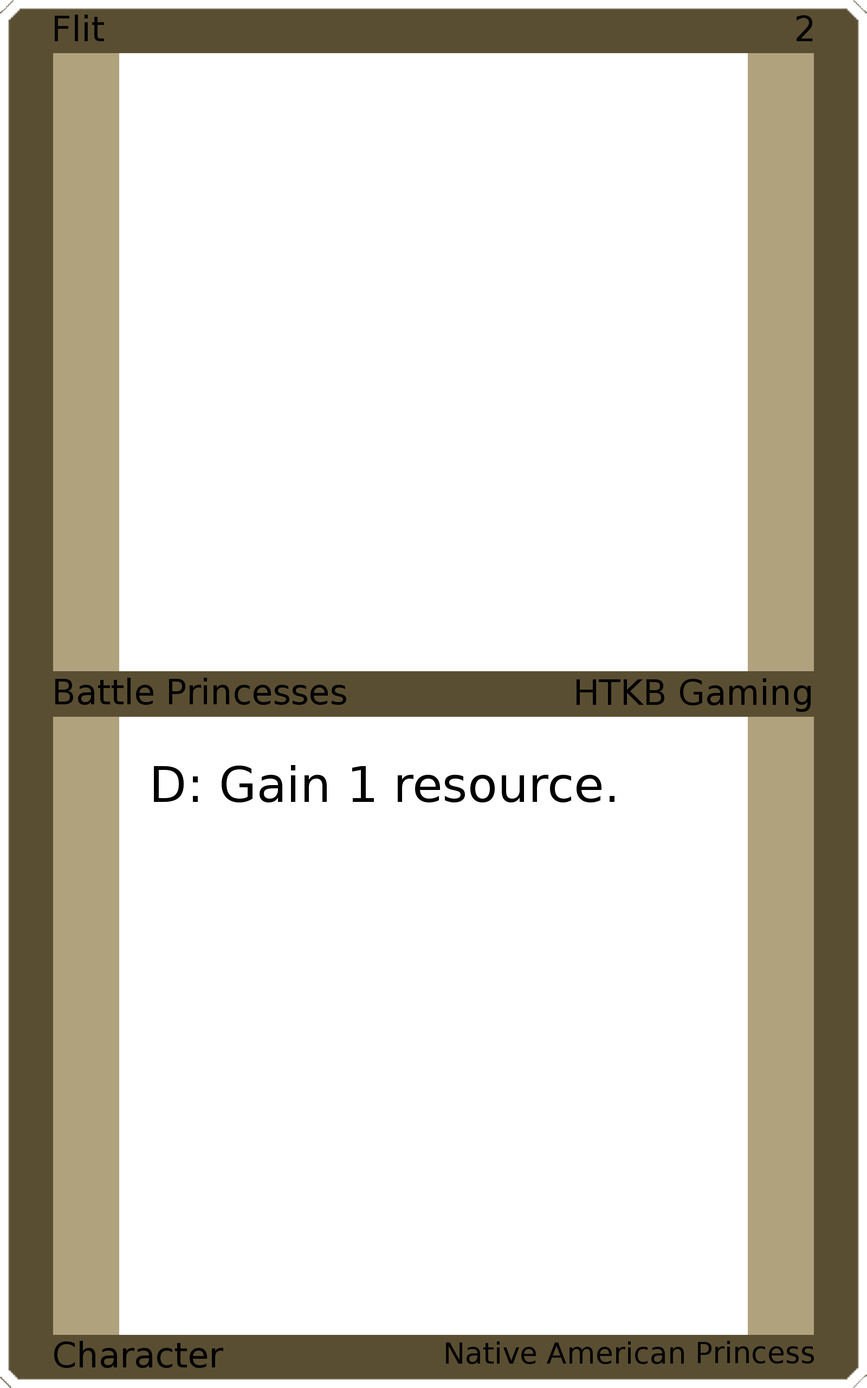
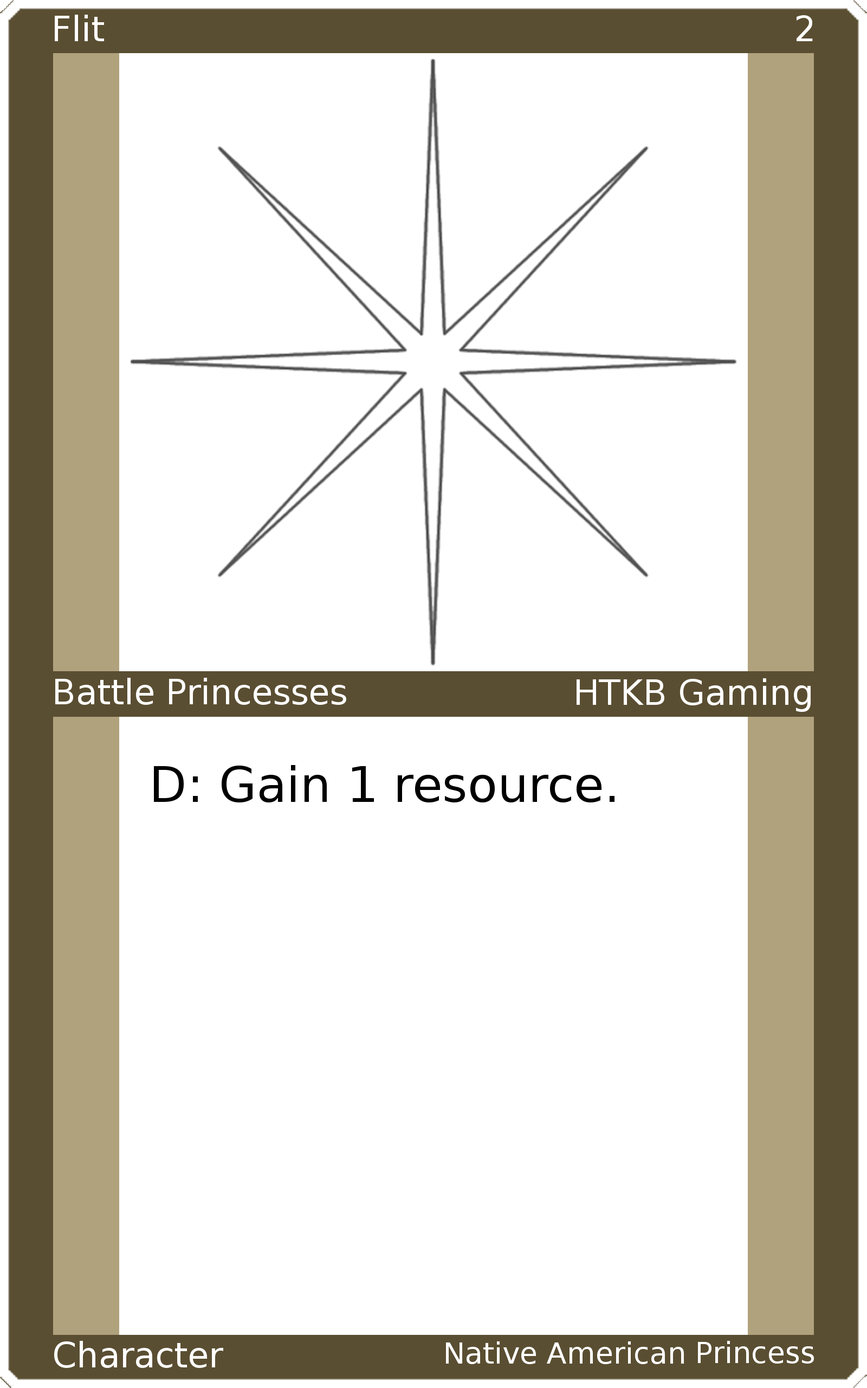
Two versions of the same layered image (867×1388). Layer-by-layer changes:
painted on "Upper Left" over [54, 14, 105, 42]
painted on "Upper Right" over [796, 15, 814, 42]
painted on "Mid Left" over [55, 677, 347, 705]
painted on "Mid Right" over [576, 678, 811, 712]
painted on "Bottom Left" over [54, 1340, 224, 1368]
painted on "Bottom Right" over [446, 1340, 815, 1364]
added layer "Art" above "Top Background" over [129, 57, 738, 666]
